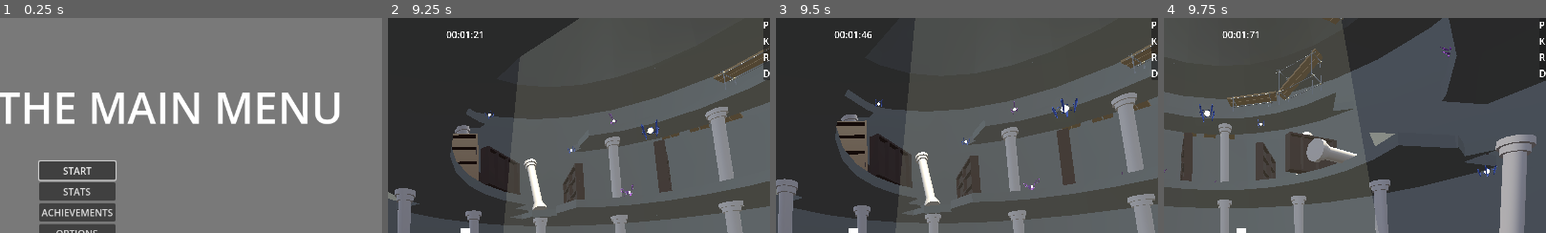
Above: before the commit, frames 1-4 (left to right).
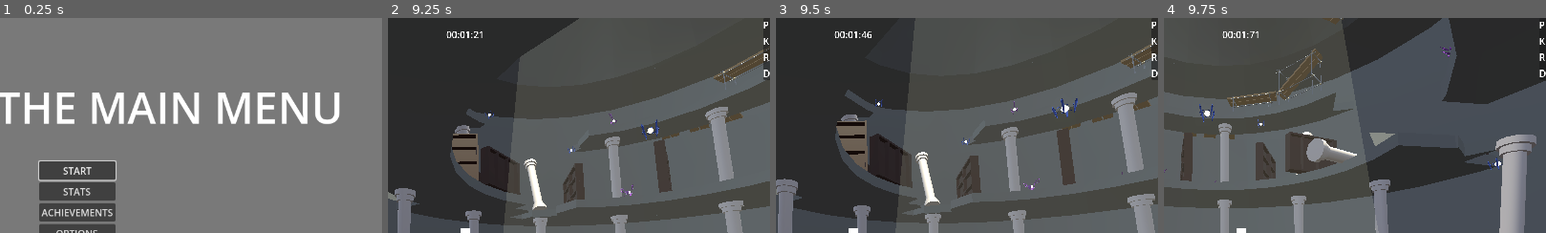
Above: after the commit, the same moments.

Repository: lucasrumney94/GodotGoneWild
Game: Godot game, scene res://Main/main_menu.tscn
The game is run twice, just before and just after one commit, with the same random seed, the same clock (stepped at 60 frames per second) and the same inputs. The engine's default icon, where the game draws it, is replaced by a stand-in: a white triangle on a blue panel in a dark square. A sky picture missing from this copy of the repository is replaced by a grey-blue gradient.
Inputs (mouse positions are % of the whole screen's width and height, from its top left):
- Up to frame 1 (0.25 s): no input
- Up to frame 2 (9.25 s): click "START" at 0.5 s; tap Enter at 1.25 s; move the mouse to (49, 52) at 1.27 s; hold W (move_forward) 1.28-3.53 s; click (49, 52) at 1.35 s; tap Space (jump) at 1.52, 2.27, 3.77, 4.52, 5.27, 6.77, 7.52, 8.27 s; move the mouse to (57, 51) at 2.02 s; right-click (57, 51) at 2.1 s; move the mouse to (42, 49) at 2.77 s; click (42, 49) at 2.85 s; move the mouse to (51, 50) at 3.52 s; hold A (move_left) 3.53-4.28 s; right-click (51, 50) at 3.6 s; move the mouse to (46, 48) at 4.27 s; hold W (move_forward) 4.28-6.53 s; click (46, 48) at 4.35 s; move the mouse to (55, 50) at 5.02 s; right-click (55, 50) at 5.1 s; move the mouse to (45, 50) at 5.77 s; click (45, 50) at 5.85 s; move the mouse to (52, 48) at 6.52 s; hold D (move_right) 6.53-7.28 s; right-click (52, 48) at 6.6 s; move the mouse to (49, 52) at 7.27 s; hold W (move_forward) from 7.28 s (still down); click (49, 52) at 7.35 s; tap R (restart) at 8 s; move the mouse to (57, 51) at 8.02 s; right-click (57, 51) at 8.1 s; move the mouse to (42, 49) at 8.77 s; click (42, 49) at 8.85 s
- Up to frame 3 (9.5 s): keep holding W (move_forward)
- Up to frame 4 (9.75 s): move the mouse to (51, 50) at 9.52 s; release W (move_forward) at 9.53 s; hold A (move_left) from 9.53 s (still down); right-click (51, 50) at 9.6 s
The pictures show only the part of the screen within x 40-90%, y 0-50%; the shares and areas given below are measured in that part.

Frames 1-3 are identical in both runs. In frame 4, 0.2% of the frame differs, in the area x 82-89%, y 64-74%.

Commit message:
Small enemy position tweak in stage 1
Just tweaking a couple of enemy locations

Diff:
--- a/godot-wild-tower/Main/Stages/stage_1.tscn
+++ b/godot-wild-tower/Main/Stages/stage_1.tscn
@@ -78,7 +78,8 @@
 material = ExtResource("6_t6ra6")
 
 [node name="FinishArea" parent="." instance=ExtResource("8_xhnku")]
-transform = Transform3D(2, 0, 0, 0, 0.5, 0, 0, 0, 2, 0, 46, 0)
+transform = Transform3D(2, 0, 0, 0, 0.5, 0, 0, 0, 2, 0, 47, 0)
+visible = false
 
 [node name="First Floor" type="Node3D" parent="."]
 
@@ -129,7 +130,7 @@
 transform = Transform3D(1, 0, 0, 0, 1, 0, 0, 0, 1, 0, 2, -16)
 
 [node name="BasicEnemy3" parent="First Floor/1stEnemies" instance=ExtResource("9_ixssy")]
-transform = Transform3D(1, 0, 0, 0, 1, 0, 0, 0, 1, 23, 7.5, 2.5)
+transform = Transform3D(1, 0, 0, 0, 1, 0, 0, 0, 1, 23.5, 8, 3)
 
 [node name="BasicEnemy4" parent="First Floor/1stEnemies" instance=ExtResource("9_ixssy")]
 transform = Transform3D(1, 0, 0, 0, 1, 0, 0, 0, 1, 0, 10, 1)
@@ -547,7 +548,7 @@
 transform = Transform3D(1, 0, 0, 0, 1, 0, 0, 0, 1, 6.32254, 0, -19.1095)
 
 [node name="BasicEnemy" parent="Third Floor/3rdEnemies" instance=ExtResource("9_ixssy")]
-transform = Transform3D(1, 0, 0, 0, 1, 0, 0, 0, 1, 13.9381, 15.0256, 3.81687)
+transform = Transform3D(1, 0, 0, 0, 1, 0, 0, 0, 1, 13.5, 15, 4.25)
 
 [node name="MobileEnemy2" parent="Third Floor/3rdEnemies" node_paths=PackedStringArray("path_points") instance=ExtResource("9_tiv3e")]
 transform = Transform3D(1, 0, 0, 0, 1, 0, 0, 0, 1, 16.1476, 8.58996, -7.01545)
@@ -569,7 +570,7 @@
 transform = Transform3D(1, 0, 0, 0, 1, 0, 0, 0, 1, -14.4398, 6.1, 12.7664)
 
 [node name="BasicEnemy2" parent="Third Floor/3rdEnemies" instance=ExtResource("9_ixssy")]
-transform = Transform3D(0.883005, 0, 0.469364, 0, 1, 0, -0.469364, 0, 0.883005, -15.0866, 12.4581, 3.57099)
+transform = Transform3D(0.883005, 0, 0.469364, 0, 1, 0, -0.469364, 0, 0.883005, -15.5, 12.5, 3.5)
 
 [node name="MobileEnemy4" parent="Third Floor/3rdEnemies" node_paths=PackedStringArray("path_points") instance=ExtResource("9_tiv3e")]
 transform = Transform3D(1, 0, 0, 0, 1, 0, 0, 0, 1, 0, 22, -4)
